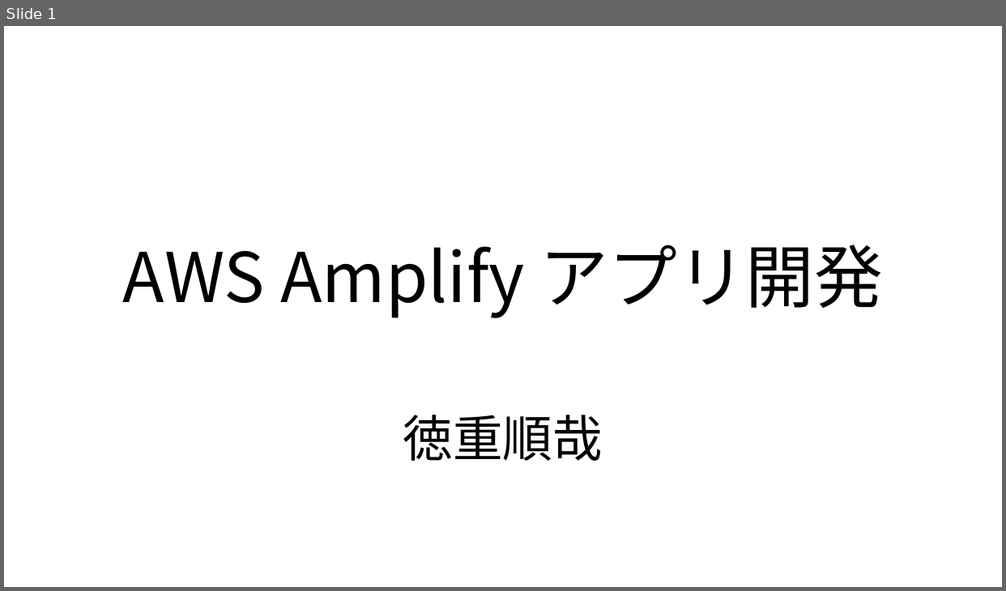
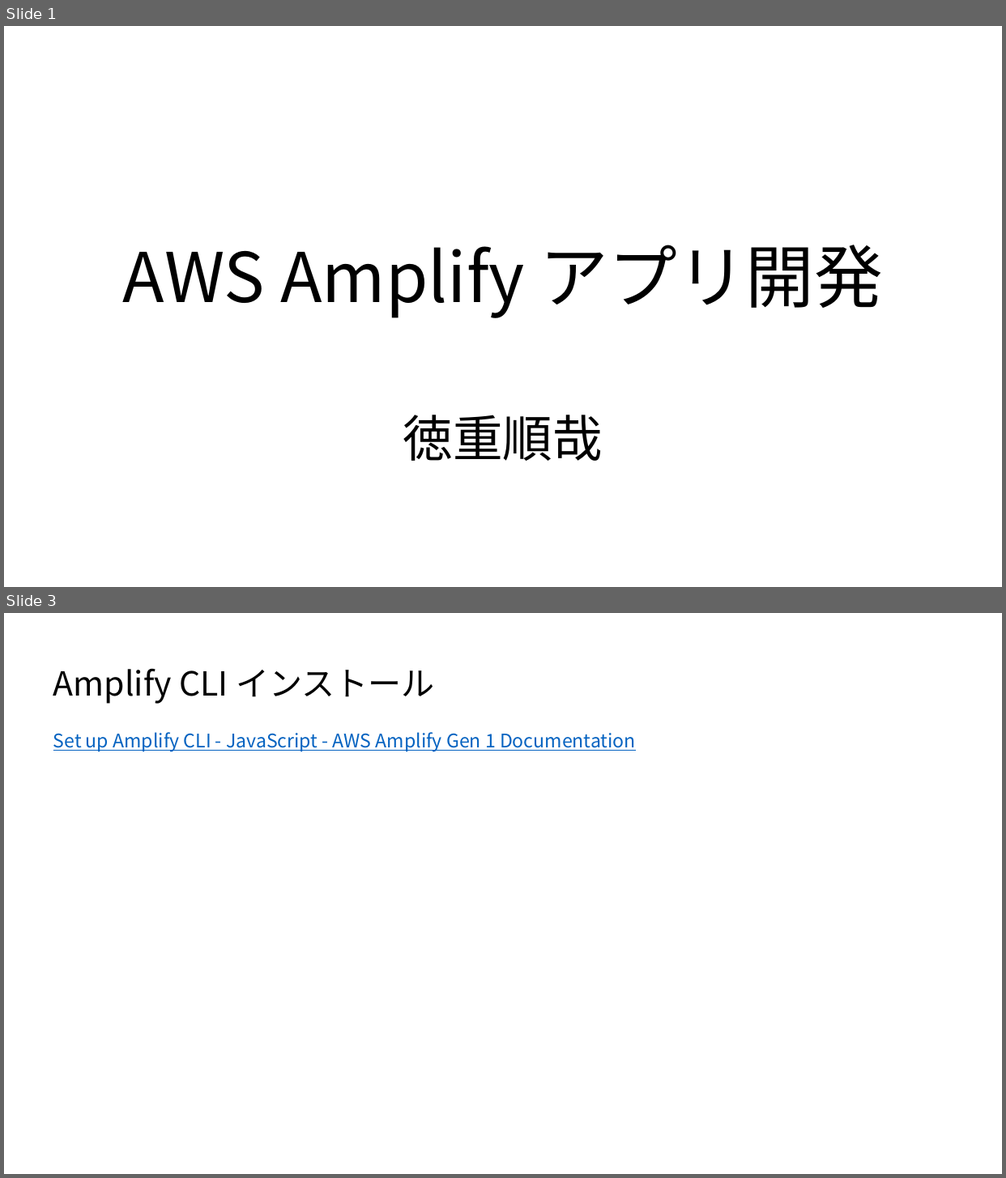
Before and after one commit to TokushigeJunya/test, a slide deck: AWSAmplifyアプリ開発.pptx. Shown one above the other, each under a label of ours: slide 1 before the commit, slides 1 and 3 after it; the slides between them are not shown. The pictures are 1006x591 and 1006x1178 pixels, drawn with LibreOffice and Linux fonts; fonts in the diff are those of the drawing. Boxes give left, top, right and bottom in pixels: in the first picture for what was removed or moved away, otherwise in the second. Text is boxed around its words. In the diff, an @@ line names an element or a change of style, - is before the commit and + after.

```diff
--- a/AWSAmplifyアプリ開発.pptx
+++ b/AWSAmplifyアプリ開発.pptx
@@ slide 3 added at [4,613,1002,1174], background #FFFFFF @@
@@ text added at [53,668,435,704], 32 pt, text #000000 @@
+Amplify CLI インストール
@@ text added at [53,732,636,752], 18 pt, text #0563C1, underline @@
+Set up Amplify CLI - JavaScript - AWS Amplify Gen 1 Documentation
```
Also in this commit, not shown: 1 slide changed, 8 other slides added, 4 slides removed.
